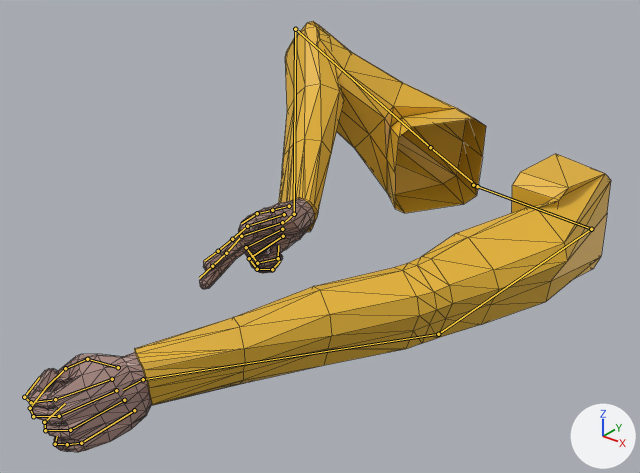
A saved change to the Blender file Assets/Art/Models/Blender/Arms.blend.
The view is the same before and after, from a camera (50 mm lens) standing at (7.35, -13.9, 7.46) and looking at (-1.02, -3.42, 0.97). The lights are fixed; the arrows at lower right show +X, +Y and +Z. Both versions are drawn at frame 11 of the action 'BowLoose'; the numbers are the values there. The bones that bend it are drawn over the model as lines. Mesh edges are drawn as thin lines.

Objects in the first picture: 'ArmL', 'ArmR'.
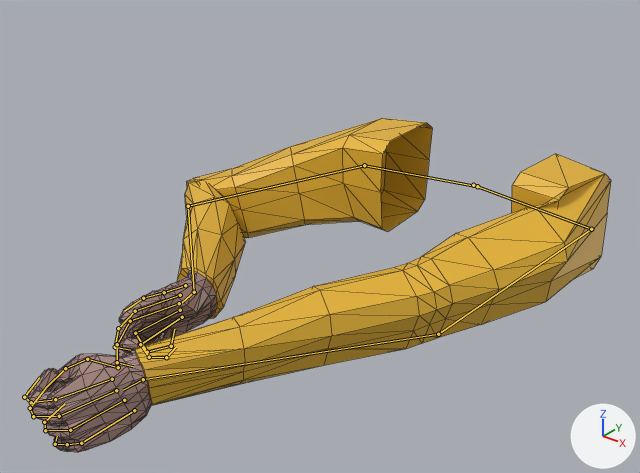
Commit message: Better loose animation

Pixel boxes [x1, y1, x2, y2] of what changed, in the pictures (640 x 473 px):
'ArmR', posed (10% wider, 11% shorter): before [199, 21, 486, 289]; after [117, 118, 433, 357]
bone 'ArmpitR', root to tip: before (477, 186) to (430, 147); after (477, 186) to (364, 165)
bone 'IndexFinger2R', root to tip: before (247, 226) to (232, 239); after (135, 311) to (118, 328)
bone 'IndexFinger3R', root to tip: before (232, 239) to (218, 251); after (118, 328) to (115, 347)
bone 'IndexFinger4R', root to tip: before (218, 251) to (204, 261); after (115, 347) to (130, 350)
bone 'MiddleFinger2R', root to tip: before (241, 236) to (226, 253); after (130, 321) to (117, 344)
bone 'MiddleFinger3R', root to tip: before (226, 253) to (212, 266); after (117, 344) to (117, 362)
bone 'MiddleFinger4R', root to tip: before (212, 266) to (199, 278); after (117, 362) to (133, 366)

Patch to the scene script:
```diff
--- a/Assets/Art/Models/Blender/Arms.blend.py
+++ b/Assets/Art/Models/Blender/Arms.blend.py
@@ bone_ellbowpointr @@
 bone_ellbowpointr = bpy.data.objects['Armature'].pose.bones['EllbowPointR']
-bone_ellbowpointr.location = (7.89, -0.87, 8.48)
+bone_ellbowpointr.location = (-0.47, -0.85, 2.32)
@@ bone_handcontrollerr @@
 bone_handcontrollerr = bpy.data.objects['Armature'].pose.bones['HandControllerR']
-bone_handcontrollerr.location = (-0.05, -8.44, 1.94)
+bone_handcontrollerr.location = (-0.61, -8.76, 4.57)
@@ bone_armpitr @@
 bone_armpitr = bpy.data.objects['Armature'].pose.bones['ArmpitR']
-bone_armpitr.rotation_euler = (-0.733, 0.0524, 0.0524)  # degrees (-42, 3, 3)
+bone_armpitr.rotation_euler = (0.0, 0.0, 0.0)  # degrees (0, 0, 0)
@@ bone_indexfinger2r @@
 bone_indexfinger2r = bpy.data.objects['Armature'].pose.bones['IndexFinger2R']  # child of 'IndexFingerR'
-bone_indexfinger2r.rotation_quaternion = (0.986, 0.096, 0.113, 0.074)  # degrees (12, 12, 10)
+bone_indexfinger2r.rotation_quaternion = (0.98, 0.159, 0.097, 0.075)  # degrees (19, 10, 10)
@@ bone_indexfinger3r @@
 bone_indexfinger3r = bpy.data.objects['Armature'].pose.bones['IndexFinger3R']  # child of 'IndexFinger2R'
-bone_indexfinger3r.rotation_quaternion = (0.953, -0.091, 0.289, 0.001)  # degrees (-12, 33, -4)
+bone_indexfinger3r.rotation_quaternion = (0.961, 0.189, 0.197, 0.032)  # degrees (24, 22, 8)
@@ bone_indexfinger4r @@
 bone_indexfinger4r = bpy.data.objects['Armature'].pose.bones['IndexFinger4R']  # child of 'IndexFinger3R'
-bone_indexfinger4r.rotation_quaternion = (0.995, -0.031, 0.065, -0.069)  # degrees (-4, 7, -8)
+bone_indexfinger4r.rotation_quaternion = (0.908, 0.403, 0.07, -0.09)  # degrees (47, 12, -6)
@@ bone_middlefinger2r @@
 bone_middlefinger2r = bpy.data.objects['Armature'].pose.bones['MiddleFinger2R']  # child of 'MiddleFingerR'
-bone_middlefinger2r.rotation_quaternion = (0.982, 0.141, 0.111, 0.059)  # degrees (17, 12, 9)
+bone_middlefinger2r.rotation_quaternion = (0.961, 0.263, 0.066, 0.055)  # degrees (31, 6, 8)
@@ bone_middlefinger3r @@
 bone_middlefinger3r = bpy.data.objects['Armature'].pose.bones['MiddleFinger3R']  # child of 'MiddleFinger2R'
-bone_middlefinger3r.rotation_quaternion = (0.95, -0.037, 0.307, -0.036)  # degrees (-7, 35, -6)
+bone_middlefinger3r.rotation_quaternion = (0.948, 0.219, 0.228, -0.029)  # degrees (27, 26, 3)
@@ bone_middlefinger4r @@
 bone_middlefinger4r = bpy.data.objects['Armature'].pose.bones['MiddleFinger4R']  # child of 'MiddleFinger3R'
-bone_middlefinger4r.rotation_quaternion = (0.999, -0.041, -0.014, -0.022)  # degrees (-5, -2, -2)
+bone_middlefinger4r.rotation_quaternion = (0.936, 0.346, 0.024, -0.051)  # degrees (40, 5, -5)
```
